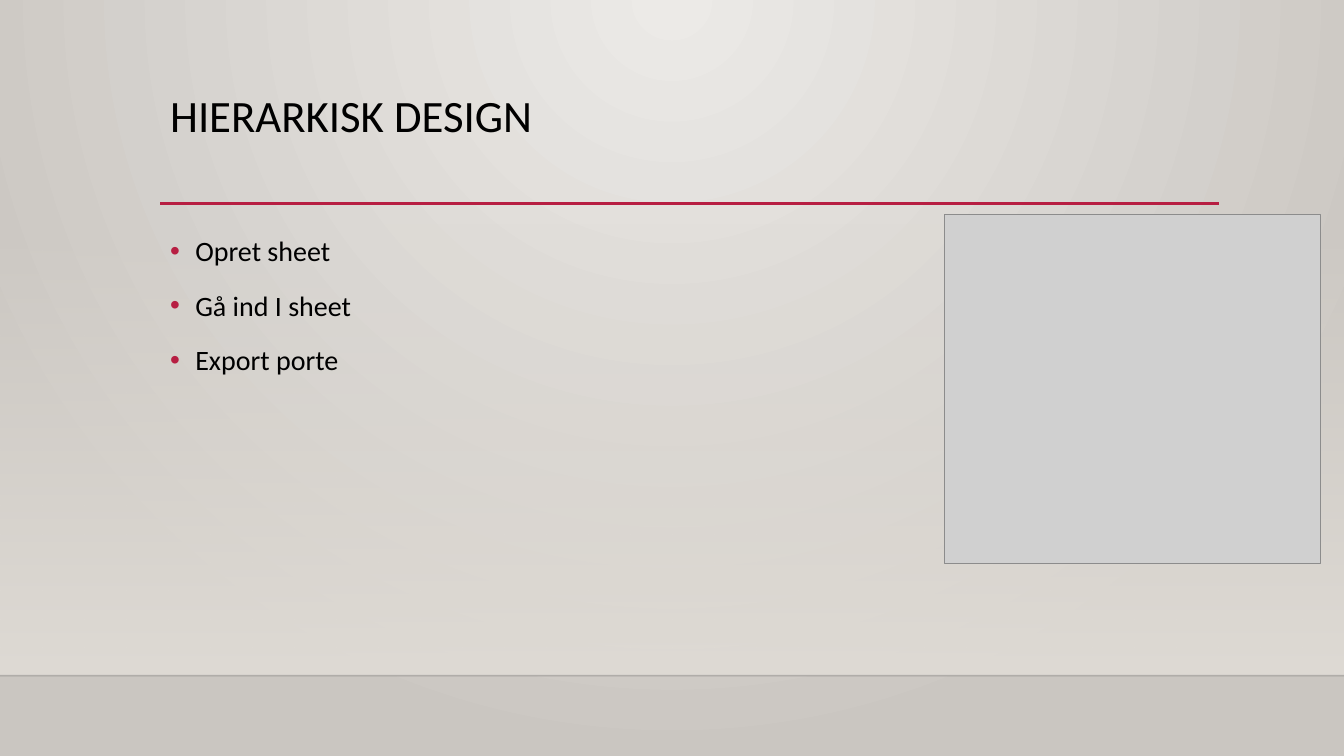
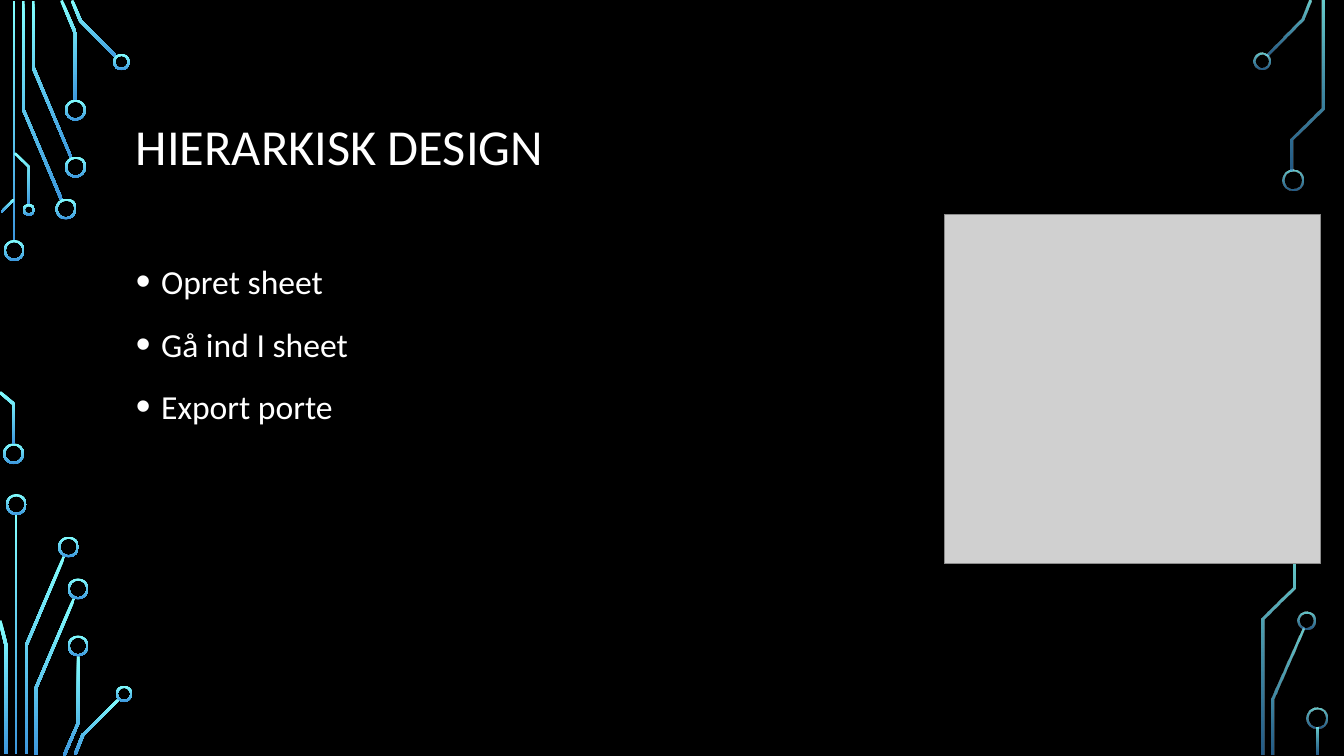
Before and after one commit to gert-lauritsen/Kicad-schematic, a slide deck: slide 11 of Kicad Schematic.pptx. Drawn at 1344x756 pixels with LibreOffice and Linux fonts; fonts in the diff are those of the drawing; grey boxes stand for pictures; background and template pictures are left out. Boxes give left, top, right and bottom in pixels: in the first picture for what was removed or moved away, otherwise in the second. Text is boxed around its words. In the diff, an @@ line names an element or a change of style, - is before the commit and + after.

```diff
--- a/Kicad Schematic.pptx
+++ b/Kicad Schematic.pptx
@@ background gradient #ECEAE7 to #CAC7C1 to picture (left out) @@
@@ title "HIERARKISK DESIGN": place and size @@
-title "HIERARKISK DESIGN" at [170,103,532,133]
+title "HIERARKISK DESIGN" at [136,132,543,166]
@@ title "HIERARKISK DESIGN" at [136,132,543,166]: size 32 to 36 pt, text colour #000000 to #FFFFFF; vertical alignment top to middle @@
@@ line removed from (160, 204) to (1220, 204) @@
@@ rectangle removed at [0,223,1344,676] @@
@@ text "Opret sheet": place and size @@
-text "Opret sheet" at [195,241,351,375]
+text "Opret sheet" at [161,270,348,425]
@@ text "Opret sheet" at [161,270,348,425]: size 20 to 24 pt, text colour #000000 to #FFFFFF @@
@@ line removed from (0, 676) to (1344, 676) @@
@@ group added at [0,0,1328,756]: 32 freeform shapes, 3 rectangles @@
```
Also in this commit, not shown: 12 other slides changed, 1 slide added, 1 other file.
